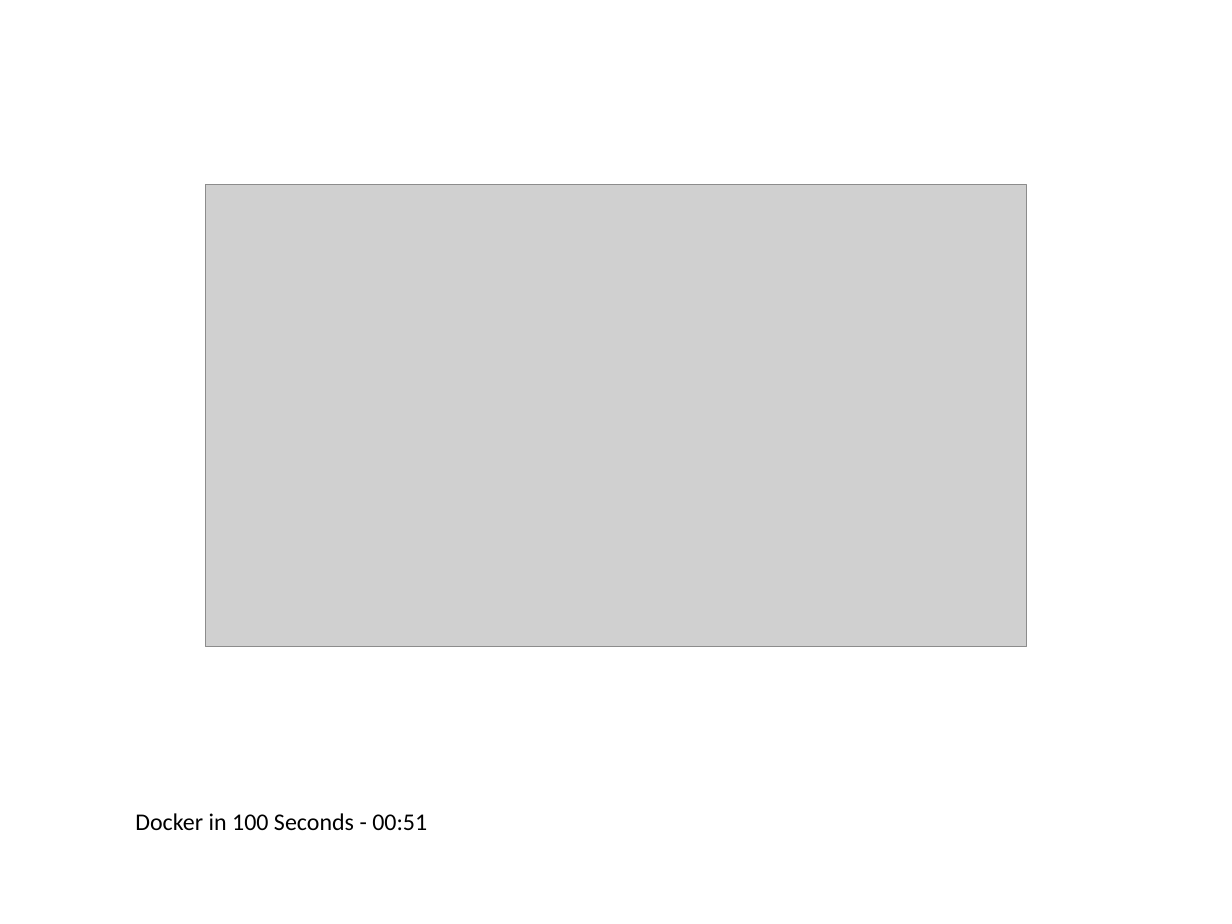
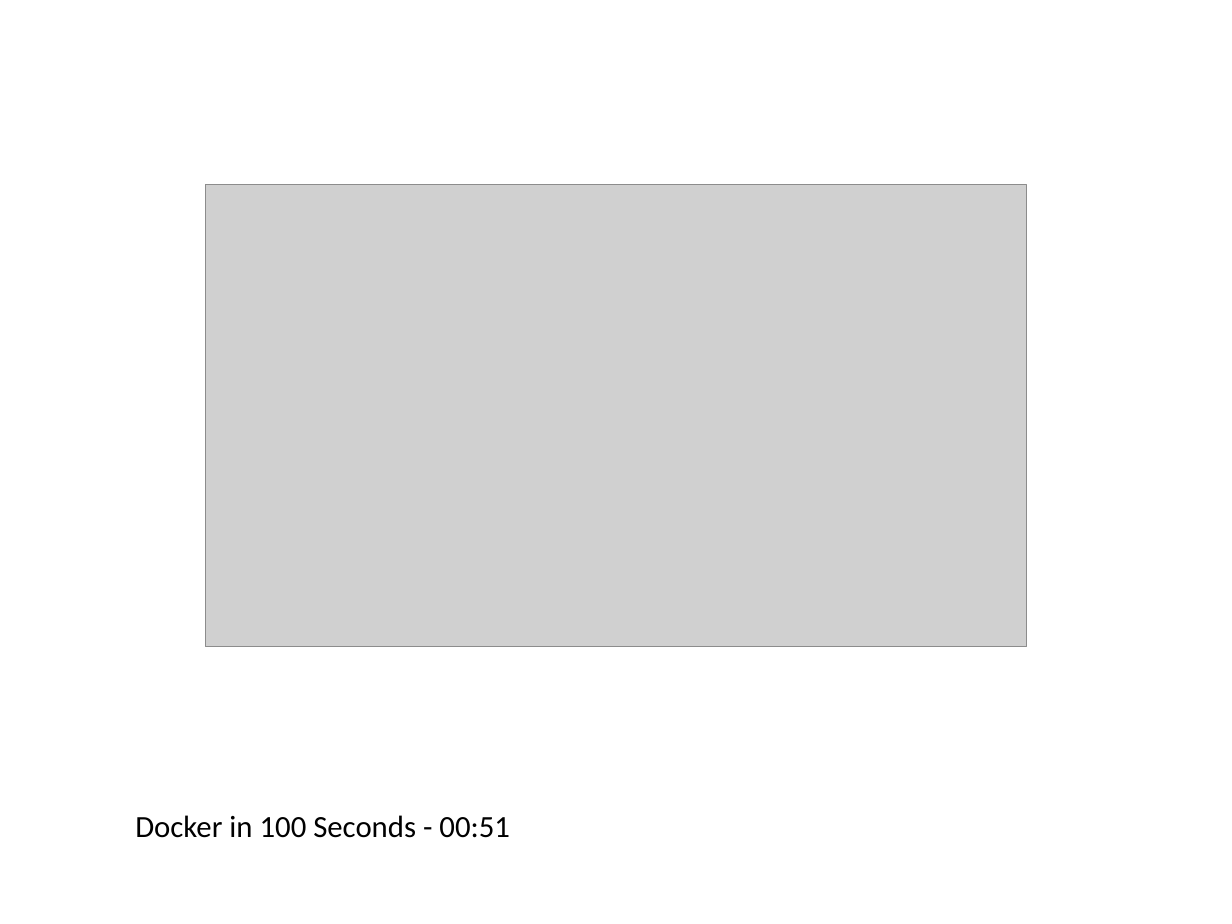
Before and after one commit to beratuchan/video_to_ppt, a slide deck: slide 22 of Docker_in_100_Seconds.pptx (slide 28 before the commit). Drawn at 1232x924 pixels with LibreOffice and Linux fonts; fonts in the diff are those of the drawing; grey boxes stand for pictures. Boxes give left, top, right and bottom in pixels: in the first picture for what was removed or moved away, otherwise in the second. Text is boxed around its words. In the diff, an @@ line names an element or a change of style, - is before the commit and + after.

```diff
--- a/Docker_in_100_Seconds.pptx
+++ b/Docker_in_100_Seconds.pptx
@@ text "Docker in 100 Seconds - ..." at (135, 815, 510, 838): size 14 to 18 pt @@
```
Also in this commit, not shown: 48 other slides changed, 2 slides added, 8 slides removed, 9 other files.
